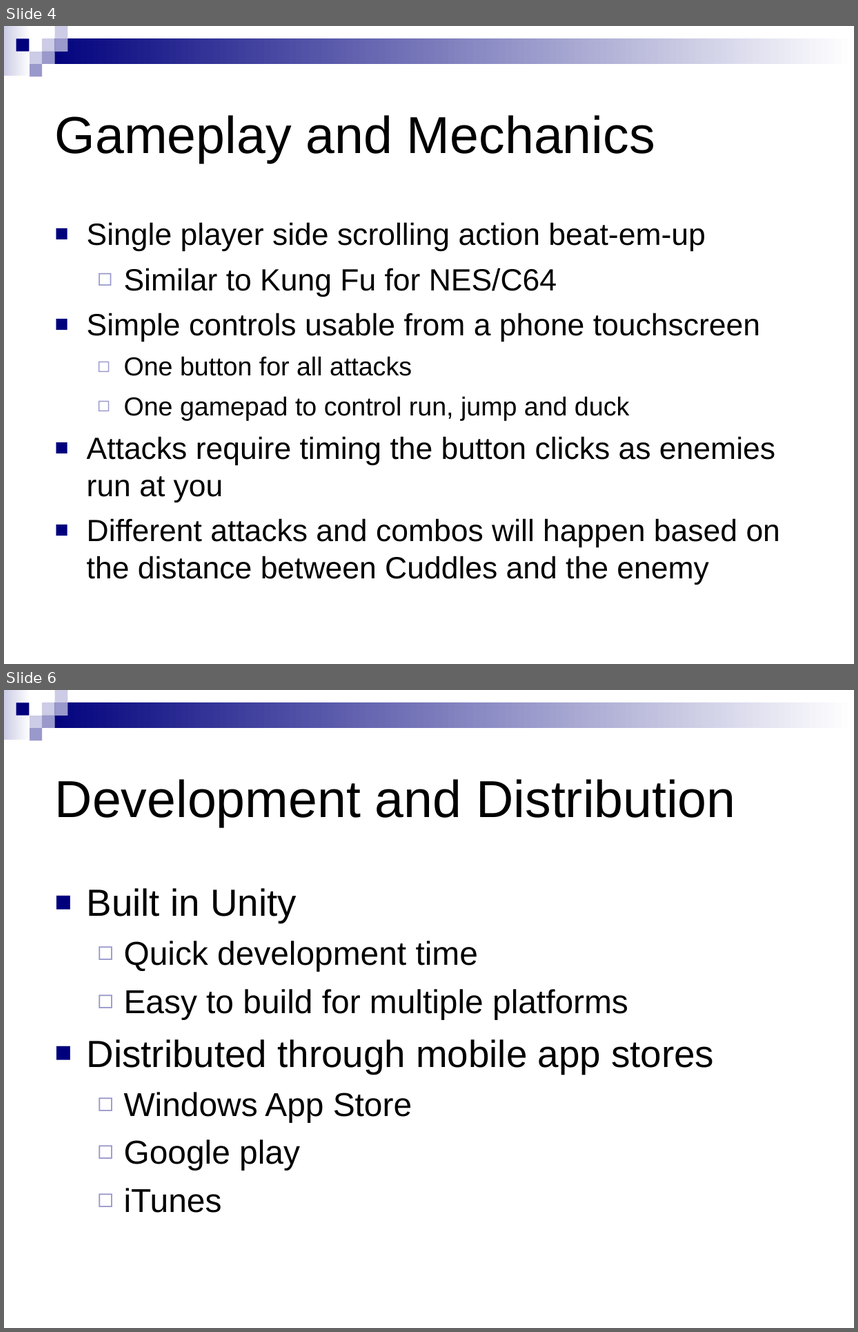
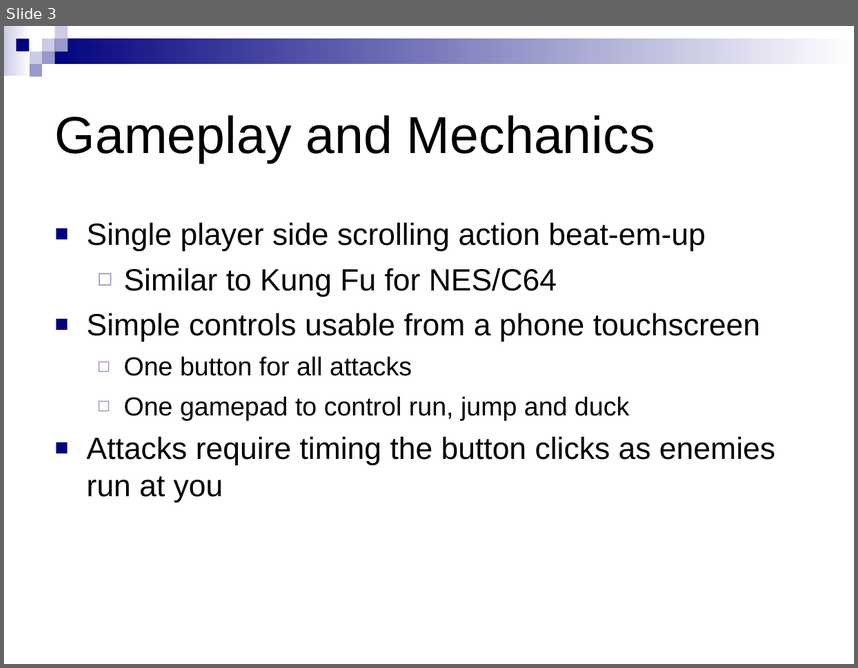
Before and after one commit to Xyzyx101/Pitch_Proposal_GDD_Project, a slide deck: pitch/pitch.ppt. Shown one above the other, each under a label of ours: slides 4 and 6 before the commit, slide 3 after it; the slides between them are not shown. The pictures are 858x1332 and 858x668 pixels, drawn with LibreOffice and Linux fonts; fonts in the diff are those of the drawing. Boxes give left, top, right and bottom in pixels: in the first picture for what was removed or moved away, otherwise in the second. Text is boxed around its words. In the diff, an @@ line names an element or a change of style, - is before the commit and + after.

```diff
--- a/pitch/pitch.ppt
+++ b/pitch/pitch.ppt
@@ slide 6 removed at (4, 690, 854, 1328), background #FFFFFF; not listed: 9 template elements that a slide beside it also shows @@
@@ title removed at (55, 779, 735, 827) @@
-Development and Distribution
@@ text removed at (87, 888, 714, 1212) @@
-■ Built in Unity
-  ◻ Quick development time
-  ◻ Easy to build for multiple platforms
-■ Distributed through mobile app stores
-  ◻ Windows App Store
-  ◻ Google play
-  ◻ iTunes
@@ what was slide 4 is now slide 3 @@
@@ slide 3 changed as well @@
@@ text at (87, 518, 780, 584): paragraph removed @@
-■ Different attacks and combos will happen based on the distance between Cuddles and the enemy
```
Also in this commit, not shown: 2 other slides changed, 1 slide added, 4 other slides removed, 4 other files.
